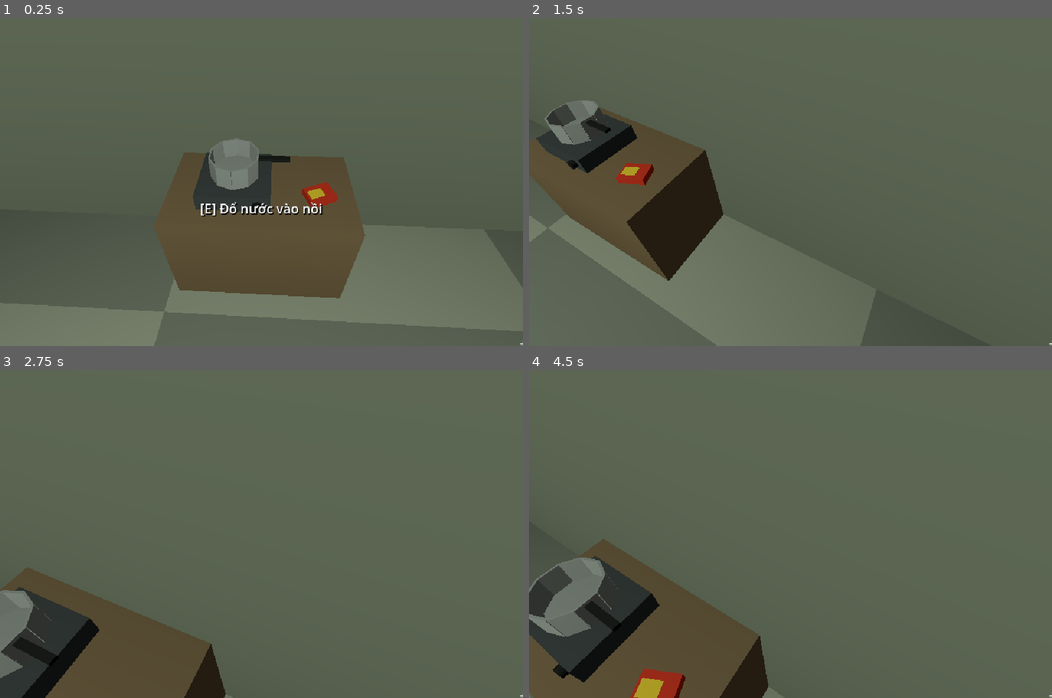
Above: before the commit, frames 1-4 (two rows, left to right).
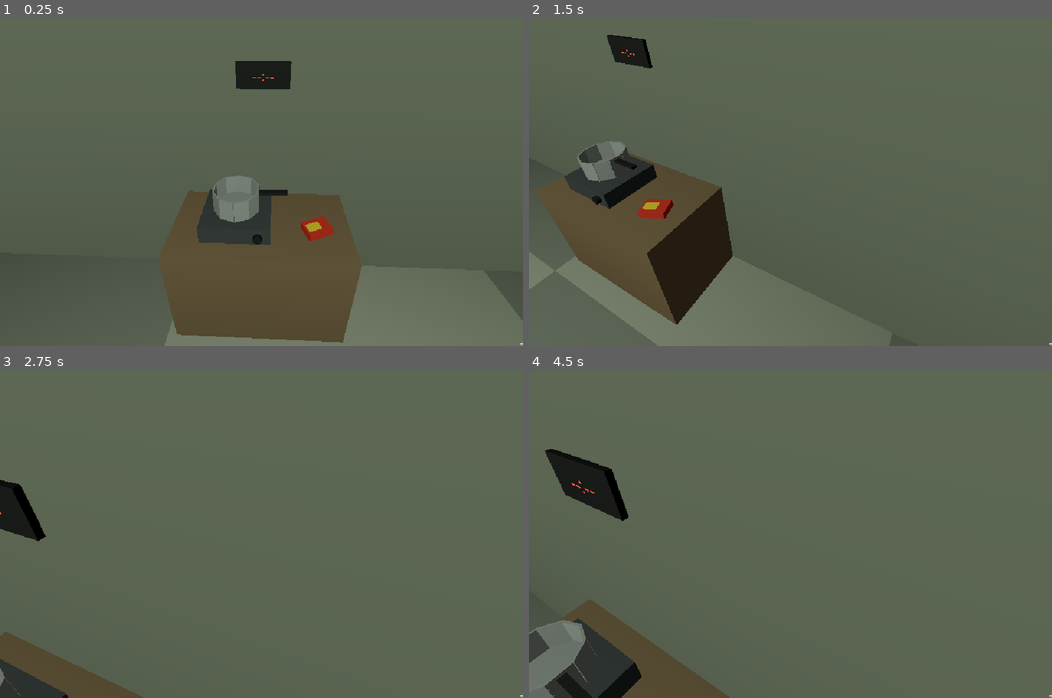
Above: after the commit, the same moments.

Repository: 2giosangmitom/testgodot4
Game: Godot game, scene res://gameplay/minigames/test/test_noodles.tscn
The game is run twice, just before and just after one commit, with the same random seed, the same clock (stepped at 60 frames per second) and the same inputs. This scene is started directly instead of the project's main scene.
Inputs (mouse positions are in pixels of both pictures, inside the frame that each line leads up to):
- Up to frame 1 (0.25 s): no input
- Up to frame 2 (1.5 s): tap Enter at 0.5 s; move the mouse to (905, 129) at 0.52 s; hold D (move_right) 0.53-1.28 s; tap Y (answer) at 0.6 s; click (905, 129) at 0.67 s; move the mouse to (764, 152) at 1.27 s; hold W (move_forward) from 1.28 s (still down); tap Ctrl (crouch) at 1.35 s
- Up to frame 3 (2.75 s): keep holding W (move_forward); move the mouse to (271, 494) at 2.02 s; tap F (flashlight) at 2.1 s
- Up to frame 4 (4.5 s): keep holding W (move_forward); tap Space (skip) at 2.75, 4.25 s; move the mouse to (785, 507) at 2.77 s; tap E (interact) at 2.85 s; click (785, 507) at 2.92 s; tap Enter at 3.5 s; move the mouse to (827, 507) at 3.52 s; tap Tab (phone) at 3.6 s; move the mouse to (748, 497) at 4.27 s; tap Q (phone_next) at 4.35 s

The runs differ from the first frame. In frame 1, 17% of the frame differs, in the area x 0-100%, y 13-100%; in frame 2, 14%; in frame 3, 12%; in frame 4, 16%.

Commit message:
Minigames: fix held box offset, timer display placement, test views
Co-Authored-By: Claude Opus 5.5 <noreply@anthropic.com>

Diff:
--- a/gameplay/minigames/noodles/noodles.tscn
+++ b/gameplay/minigames/noodles/noodles.tscn
@@ -14,4 +14,4 @@
 rotation = Vector3(0, 0.4, 0)
 
 [node name="TimerDisplay" type="Marker3D" parent="."]
-position = Vector3(0, 1.35, -0.3)
+position = Vector3(0, 1.3, -0.23)
--- a/gameplay/minigames/shelf_stock/shelf_stock.gd
+++ b/gameplay/minigames/shelf_stock/shelf_stock.gd
@@ -65,7 +65,7 @@
 	box = MinigameItem.new()
 	box.name = "Box"
 	box.pickup_prompt = "Bê thùng"
-	box.held_offset = Vector3(-0.08, -0.1, 0.12)
+	box.held_offset = Vector3(-0.12, -0.24, -0.02)
 	box.prompt_override = _box_prompt
 	box.interact_override = _box_interact
 	box.pickable = false
--- a/gameplay/minigames/test/test_all.tscn
+++ b/gameplay/minigames/test/test_all.tscn
@@ -73,10 +73,10 @@
 position = Vector3(-0.4, 0, -1.9)
 
 [node name="noodles" type="Marker3D" parent="Views"]
-position = Vector3(-1.95, 0, 3.7)
+position = Vector3(-1.95, 0, 3.55)
 
 [node name="Look" type="Marker3D" parent="Views/noodles"]
-position = Vector3(0.05, 0.8, 1.0)
+position = Vector3(0.05, 1.0, 1.15)
 
 [node name="room" type="Marker3D" parent="Views"]
 position = Vector3(4.2, 0, 2.4)
--- a/gameplay/minigames/test/test_noodles.tscn
+++ b/gameplay/minigames/test/test_noodles.tscn
@@ -19,7 +19,7 @@
 [node name="Views" type="Node3D" parent="."]
 
 [node name="main" type="Marker3D" parent="Views"]
-position = Vector3(0.05, 0, -1.25)
+position = Vector3(0.05, 0, -1.1)
 
 [node name="Look" type="Marker3D" parent="Views/main"]
-position = Vector3(-0.05, 0.8, -1.0)
+position = Vector3(-0.05, 1.0, -1.15)
